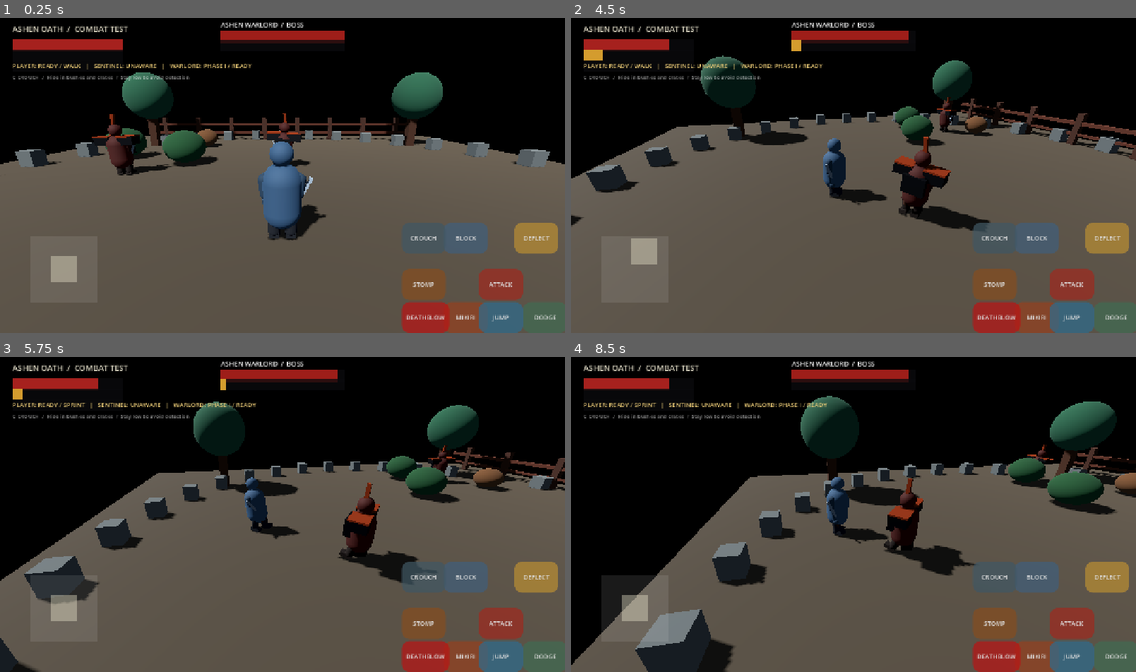
Above: before the commit, frames 1-4 (two rows, left to right).
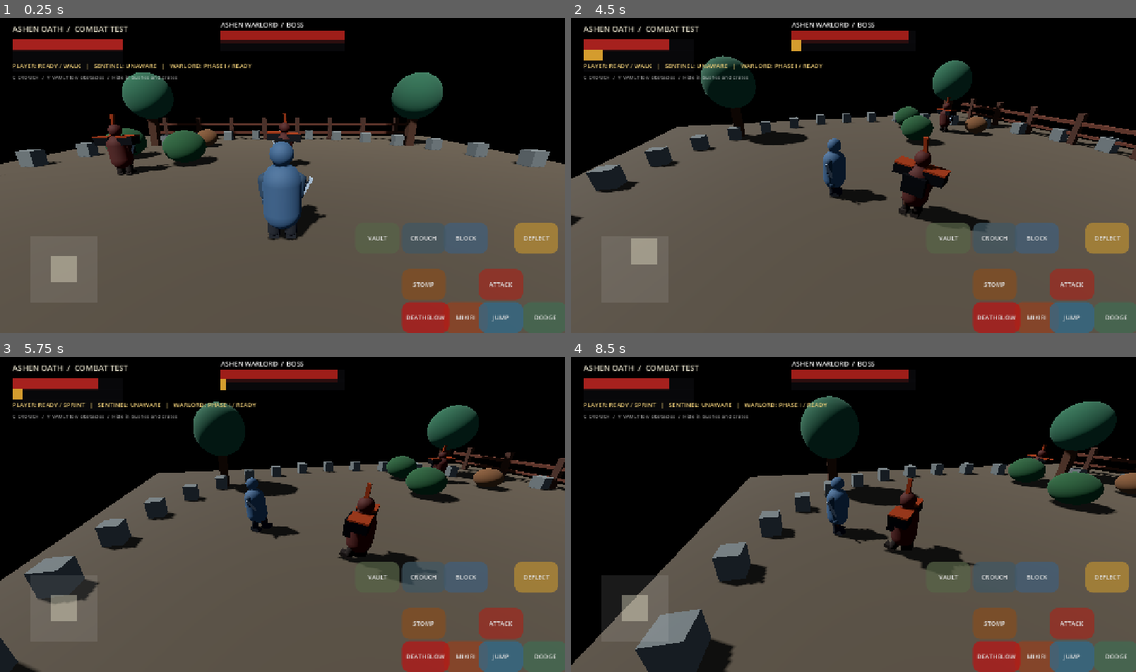
Above: after the commit, the same moments.

Repository: zahaopang-ship-it/Ashen-Oath-Godot
Game: Godot game, scene res://scenes/main.tscn
The game is run twice, just before and just after one commit, with the same random seed, the same clock (stepped at 60 frames per second) and the same inputs. Sound files missing from this copy of the repository are replaced by a short silence.
Inputs (mouse positions are in pixels of both pictures, inside the frame that each line leads up to):
- Up to frame 1 (0.25 s): no input
- Up to frame 2 (4.5 s): tap Enter at 0.5 s; move the mouse to (977, 159) at 0.52 s; hold D 0.53-1.25 s; tap V at 0.6, 2.3, 3.8 s; click (977, 159) at 0.67 s; tap Space at 0.77, 3.77 s; drag from (740, 191) to (825, 238) at 1.27 s; move the mouse to (910, 103) at 2.02 s; hold D 2.03-2.75 s; tap J at 2.1 s; drag from (825, 238) to (684, 125) at 2.77 s; move the mouse to (1023, 222) at 3.52 s; hold A 3.53-4.25 s; tap L at 3.6 s; drag from (684, 125) to (768, 93) at 4.27 s
- Up to frame 3 (5.75 s): move the mouse to (310, 514) at 5.02 s; hold S from 5.03 s (still down); tap O at 5.1 s; click (310, 514) at 5.17 s; tap V at 5.3 s
- Up to frame 4 (8.5 s): release S at 5.75 s; drag from (768, 432) to (740, 530) at 5.77 s; move the mouse to (977, 498) at 6.52 s; hold W 6.53-7.25 s; tap E at 6.6 s; tap Space at 6.77 s; tap V at 6.8, 8.3 s; drag from (740, 530) to (825, 577) at 7.27 s; move the mouse to (910, 442) at 8.02 s; hold S from 8.03 s (still down); hold Shift from 8.03 s (still down)

The runs differ from the first frame. In frame 1, 0.2% of the frame differs, in the area x 8-69%, y 18-71%; in frame 2, 0.3%; in frame 3, 0.5%, in the area x 8-71%, y 18-72%; in frame 4, 0.4%.

Commit message:
Add low obstacle vault traversal

Diff:
--- a/project/scripts/fighter.gd
+++ b/project/scripts/fighter.gd
@@ -72,6 +72,12 @@
 var is_crouching := false
 var is_in_cover := false
 var stealth_cover_count := 0
+var is_vaulting := false
+var _vault_elapsed := 0.0
+var _vault_duration := 0.42
+var _vault_start := Vector3.ZERO
+var _vault_end := Vector3.ZERO
+var _vault_height := 0.82
 var body_collision: CollisionShape3D
 var patrol_points: Array[Vector3] = []
 var patrol_index := 0
@@ -118,6 +124,10 @@
 const COMBO_RESET_TIME := 0.95
 
 func _physics_process(delta: float) -> void:
+	if is_vaulting:
+		_update_vault(delta)
+		_update_combat_animation(delta)
+		return
 	if is_dead:
 		_update_combat_animation(delta)
 		velocity = Vector3.ZERO
@@ -428,6 +438,16 @@
 		left_arm_pose.z += 0.08
 		right_arm_pose.z -= 0.08
 		weapon_pose.x += 0.12
+	if is_vaulting:
+		var vault_progress := clampf(_vault_elapsed / maxf(0.01, _vault_duration), 0.0, 1.0)
+		var tuck := sin(vault_progress * PI)
+		body_pose = Vector3(-0.28, 0.0, 0.0)
+		body_offset.y += 0.08 + tuck * 0.06
+		left_leg_pose = -0.72 * tuck
+		right_leg_pose = -0.62 * tuck
+		left_arm_pose = Vector3(-0.48, 0.0, 0.42)
+		right_arm_pose = Vector3(-0.42, 0.0, -0.38)
+		weapon_pose = Vector3(0.36, 0.0, -0.22)
 	var parry_blend := clampf(_parry_pose_timer / 0.22, 0.0, 1.0)
 	var recoil_blend := clampf(_deflect_recoil_timer / 0.20, 0.0, 1.0)
 	# A successful deflect snaps the defender's blade into the contact line.
@@ -477,6 +497,8 @@
 			velocity.z = away.z * knockback
 
 func _player_update(delta: float) -> void:
+	if is_vaulting:
+		return
 	if state != CombatState.FREE:
 		velocity.x = move_toward(velocity.x, 0.0, movement_braking * delta)
 		velocity.z = move_toward(velocity.z, 0.0, movement_braking * delta)
@@ -581,6 +603,53 @@
 	velocity.x = direction.x * patrol_speed
 	velocity.z = direction.z * patrol_speed
 	_face_direction(direction, delta, 4.0)
+
+func try_vault() -> bool:
+	if not is_player or is_dead or is_vaulting or state != CombatState.FREE or not is_on_floor():
+		return false
+	var forward := -global_transform.basis.z
+	forward.y = 0.0
+	forward = forward.normalized()
+	if forward.length_squared() < 0.5:
+		return false
+	var space := get_world_3d().direct_space_state
+	var low_query := PhysicsRayQueryParameters3D.create(global_position + Vector3.UP * 0.58, global_position + Vector3.UP * 0.58 + forward * 1.25)
+	low_query.exclude = [get_rid()]
+	var low_hit := space.intersect_ray(low_query)
+	if low_hit.is_empty():
+		return false
+	var high_query := PhysicsRayQueryParameters3D.create(global_position + Vector3.UP * 1.48, global_position + Vector3.UP * 1.48 + forward * 1.15)
+	high_query.exclude = [get_rid()]
+	if not space.intersect_ray(high_query).is_empty():
+		return false
+	var landing := global_position + forward * 1.9
+	var floor_query := PhysicsRayQueryParameters3D.create(landing + Vector3.UP * 2.0, landing + Vector3.DOWN * 2.0)
+	floor_query.exclude = [get_rid()]
+	var floor_hit := space.intersect_ray(floor_query)
+	if floor_hit.is_empty():
+		return false
+	landing.y = (floor_hit.position as Vector3).y
+	_vault_start = global_position
+	_vault_end = landing
+	_vault_elapsed = 0.0
+	_vault_duration = 0.42
+	_vault_height = 0.82
+	is_vaulting = true
+	is_crouching = false
+	is_sprinting = false
+	sprint_requested = false
+	velocity = Vector3.ZERO
+	return true
+
+func _update_vault(delta: float) -> void:
+	_vault_elapsed = minf(_vault_duration, _vault_elapsed + delta)
+	var t := _vault_elapsed / _vault_duration
+	var eased := t * t * (3.0 - 2.0 * t)
+	global_position = _vault_start.lerp(_vault_end, eased) + Vector3.UP * (sin(t * PI) * _vault_height)
+	if t >= 1.0:
+		global_position = _vault_end
+		is_vaulting = false
+		velocity = Vector3.ZERO
 
 func set_crouching(enabled: bool) -> void:
 	if not is_player or is_dead or state != CombatState.FREE:
--- a/project/scripts/main.gd
+++ b/project/scripts/main.gd
@@ -491,6 +491,7 @@
 				if not player.stealth_deathblow_target():
 					player.deathblow_broken_target()
 			KEY_C: player.toggle_crouch()
+			KEY_V: player.try_vault()
 			KEY_KP_1: player.end_deflect()
 			KEY_KP_2: player.end_block()
 	if event is InputEventKey and not event.pressed:
--- a/project/scripts/touch_hud.gd
+++ b/project/scripts/touch_hud.gd
@@ -71,8 +71,9 @@
 	_register_action("STOMP", Vector2(-370, -145), "stomp", Color(0.52, 0.30, 0.12))
 	_register_action("DEATHBLOW", Vector2(-370, -70), "deathblow", Color(0.72, 0.08, 0.08))
 	_register_action("CROUCH", Vector2(-370, -250), "crouch", Color(0.25, 0.34, 0.39))
+	_register_action("VAULT", Vector2(-475, -250), "vault", Color(0.34, 0.39, 0.28))
 	var hint := Label.new()
-	hint.text = "C CROUCH  /  Hide in bushes and crates  /  Stay low to avoid detection"
+	hint.text = "C CROUCH  /  V VAULT low obstacles  /  Hide in bushes and crates"
 	hint.position = Vector2(28, 132)
 	hint.add_theme_font_size_override("font_size", 12)
 	hint.add_theme_color_override("font_color", Color(1, 1, 1, 0.55))
@@ -167,6 +168,7 @@
 			if not game.player.stealth_deathblow_target():
 				game.player.deathblow_broken_target()
 		"crouch": game.player.toggle_crouch()
+		"vault": game.player.try_vault()
 
 func _action_up(action: String) -> void:
 	match action:
--- a/project/tests/stealth_world_test.gd
+++ b/project/tests/stealth_world_test.gd
@@ -36,8 +36,40 @@
 	await physics_frame
 	await physics_frame
 	_check(not player.is_in_cover, "leaving cover zone restores normal visibility")
+	player.global_position = Vector3(0.0, 0.0, 4.0)
+	player.rotation.y = 0.0
+	await physics_frame
+	await physics_frame
+	var obstacle := StaticBody3D.new()
+	obstacle.position = Vector3(0.0, 0.0, 2.8)
+	game.add_child(obstacle)
+	var obstacle_shape := CollisionShape3D.new()
+	var obstacle_box := BoxShape3D.new()
+	obstacle_box.size = Vector3(1.2, 0.8, 0.4)
+	obstacle_shape.shape = obstacle_box
+	obstacle_shape.position.y = 0.4
+	obstacle.add_child(obstacle_shape)
+	await physics_frame
+	var start_z := player.global_position.z
+	_check(player.try_vault(), "player can vault a low obstacle in the live arena")
+	_check(player.is_vaulting, "vault enters a dedicated traversal state")
+	for i in range(30):
+		await physics_frame
+	_check(not player.is_vaulting and player.global_position.z < start_z - 1.4, "vault completes beyond the obstacle")
+	var tall_wall := StaticBody3D.new()
+	tall_wall.position = player.global_position + Vector3(0.0, 0.0, -1.2)
+	game.add_child(tall_wall)
+	var wall_shape := CollisionShape3D.new()
+	var wall_box := BoxShape3D.new()
+	wall_box.size = Vector3(1.2, 2.0, 0.4)
+	wall_shape.shape = wall_box
+	wall_shape.position.y = 1.0
+	tall_wall.add_child(wall_shape)
+	await physics_frame
+	_check(not player.try_vault(), "vault rejects a full-height wall")
+	_check(not player.is_vaulting, "rejected traversal leaves player in normal movement state")
 	if failures.is_empty():
-		print("Stealth world tests: 5/5 passed")
+		print("Stealth world tests: 10/10 passed")
 	else:
-		printerr("Stealth world tests: ", 5 - failures.size(), "/5 passed")
+		printerr("Stealth world tests: ", 10 - failures.size(), "/10 passed")
 	quit(0 if failures.is_empty() else 1)
Not shown, changed: DEVELOPMENT_PLAN.md
